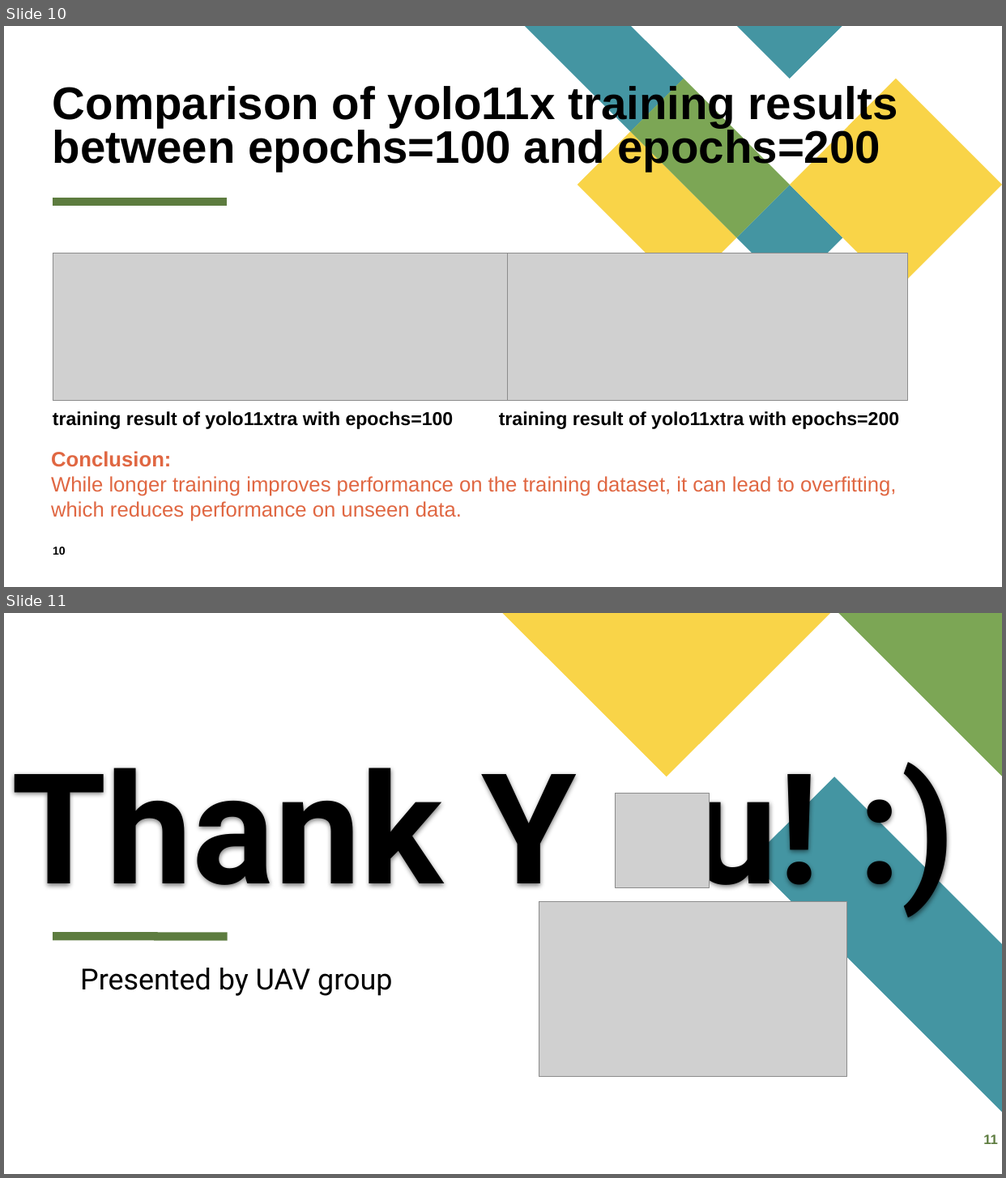
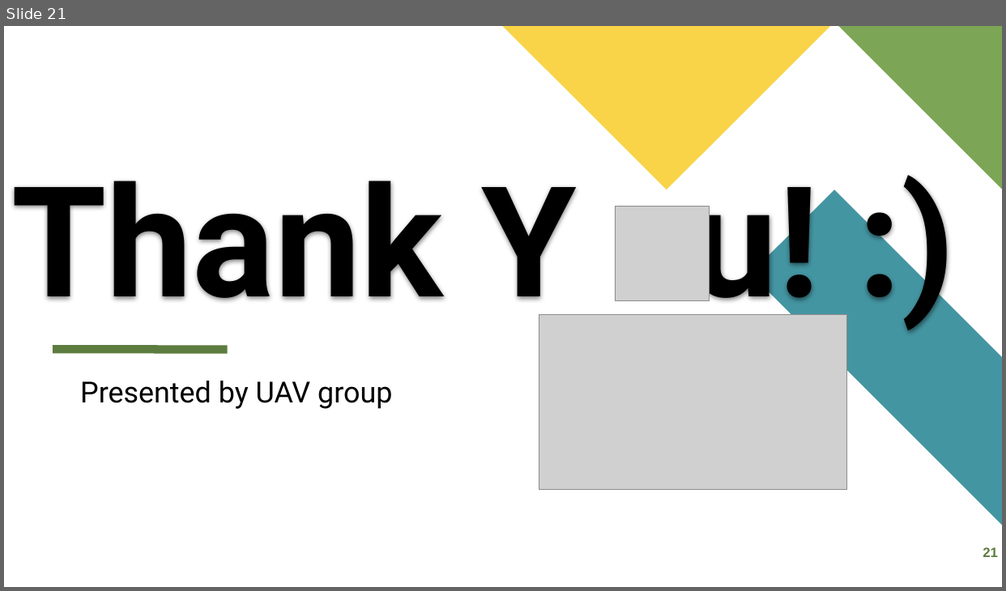
Before and after one commit to Kevin-Whoo/EE6008_48_UAV, a slide deck: EE6008_48_UAV_week4.pptx. Shown one above the other, each under a label of ours: slides 10 and 11 before the commit, slide 21 after it. The pictures are 1006x1178 and 1006x591 pixels, drawn with LibreOffice and Linux fonts; fonts in the diff are those of the drawing; grey boxes stand for pictures. Boxes give left, top, right and bottom in pixels: in the first picture for what was removed or moved away, otherwise in the second. Text is boxed around its words. In the diff, an @@ line names an element or a change of style, - is before the commit and + after.

```diff
--- a/EE6008_48_UAV_week4.pptx
+++ b/EE6008_48_UAV_week4.pptx
@@ slide 10 removed at box(4, 26, 1002, 587), background #FFFFFF @@
@@ title removed at box(53, 83, 898, 171) @@
-Comparison of yolo11x training results between epochs=100 and epochs=200
@@ group removed at box(525, 26, 1002, 291): 5 freeform shapes @@
@@ line removed from (53, 202) to (227, 202) @@
@@ picture removed at box(53, 253, 507, 401) @@
@@ picture removed at box(507, 253, 908, 401) @@
@@ text removed at box(53, 412, 454, 429) @@
-training result of yolo11xtra with epochs=100
@@ text removed at box(499, 412, 899, 429) @@
-training result of yolo11xtra with epochs=200
@@ text removed at box(51, 451, 896, 522) @@
-Conclusion:
-While longer training improves performance on the training dataset, it can lead to overfitting, which reduces performance on unseen data.
@@ page number removed at box(53, 547, 66, 555) @@
-10
@@ what was slide 11 is now slide 21 @@
@@ page number at box(982, 548, 998, 557): text changed @@
-11
+21
```
Also in this commit, not shown: 4 slides changed, 16 slides added, 5 other slides removed, 6 other files.
